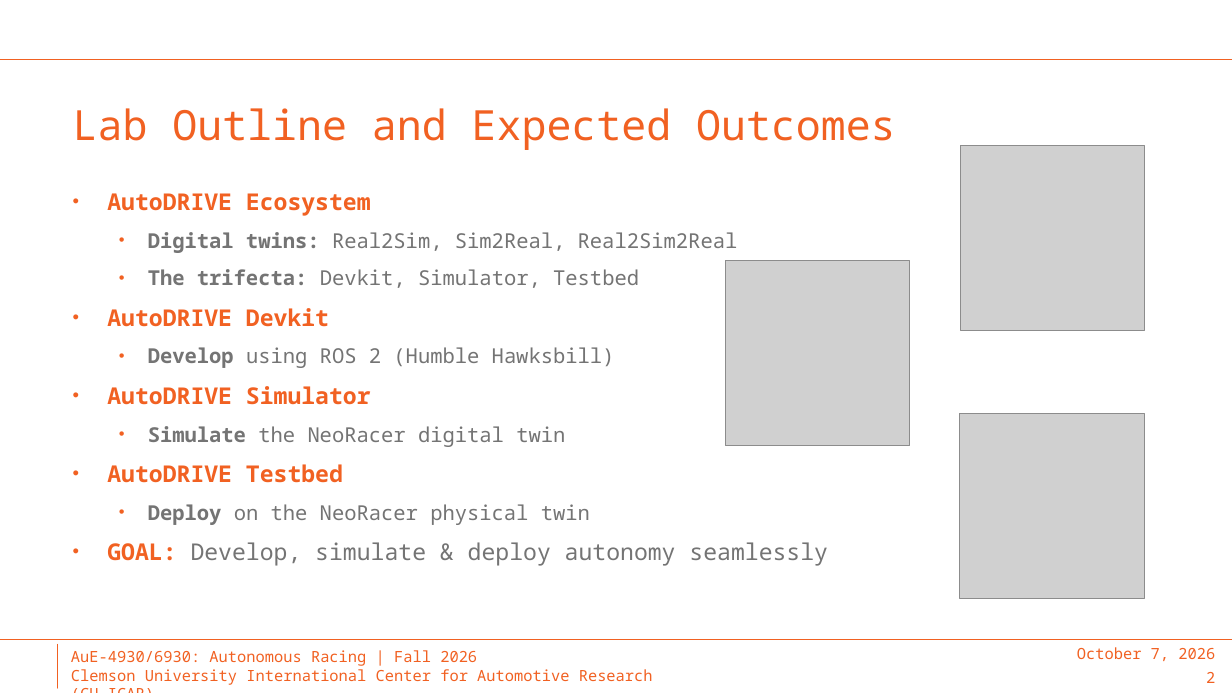
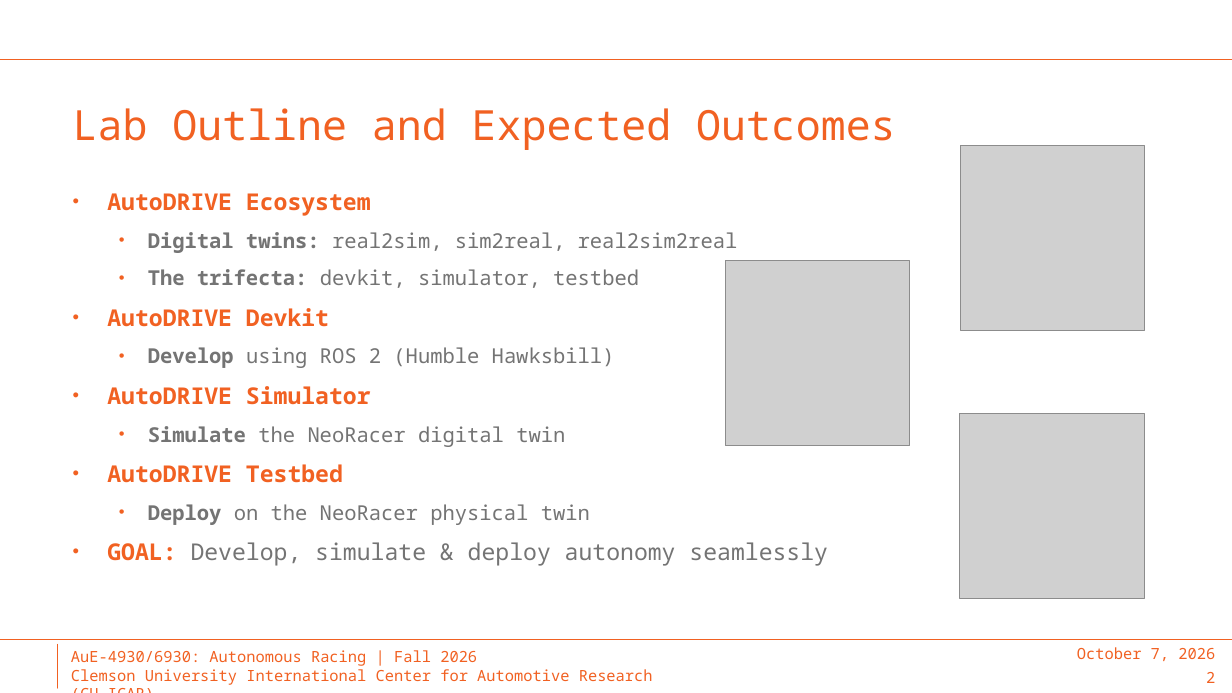
Before and after one commit to Tinker-Twins/AuE-X930-Autonomous-Racing, a slide deck: slide 2 of LAB-02 Autonomy Onramp/Lab-02.pptx. Drawn at 1232x693 pixels with LibreOffice and Linux fonts; fonts in the diff are those of the drawing; grey boxes stand for pictures; background and template pictures are left out. Boxes give left, top, right and bottom in pixels: in the first picture for what was removed or moved away, otherwise in the second. Text is boxed around its words. In the diff, an @@ line names an element or a change of style, - is before the commit and + after.

```diff
--- a/LAB-02 Autonomy Onramp/Lab-02.pptx
+++ b/LAB-02 Autonomy Onramp/Lab-02.pptx
@@ text at bbox=[148, 232, 738, 288]: text changed @@
-  • Digital twins: Real2Sim, Sim2Real, Real2Sim2Real
-  • The trifecta: Devkit, Simulator, Testbed
+  • Digital twins: real2sim, sim2real, real2sim2real
+  • The trifecta: devkit, simulator, testbed
```
